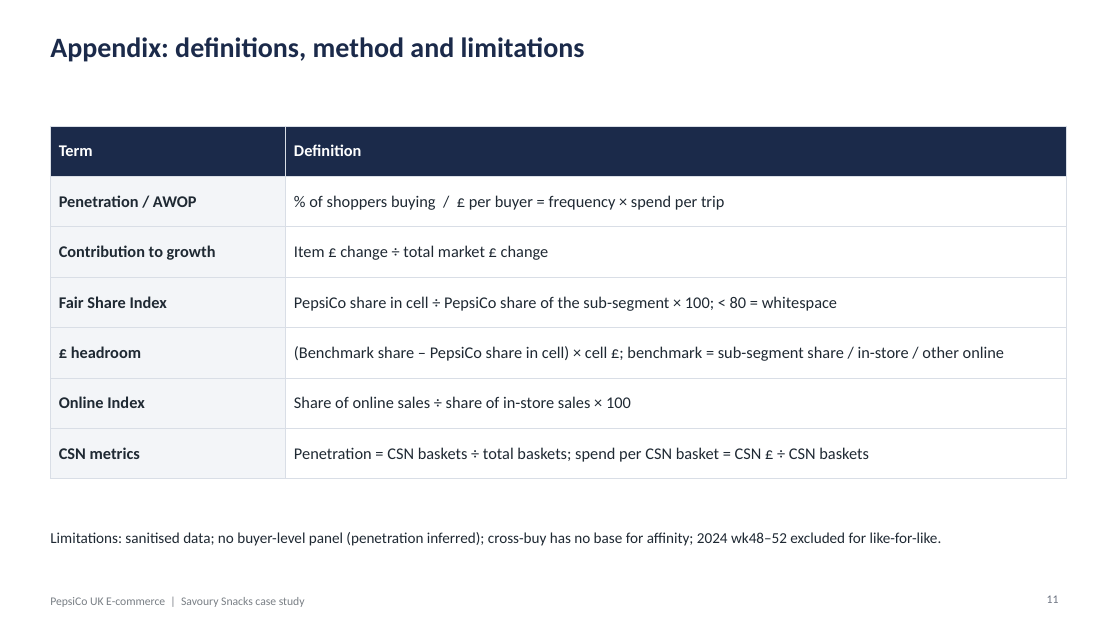
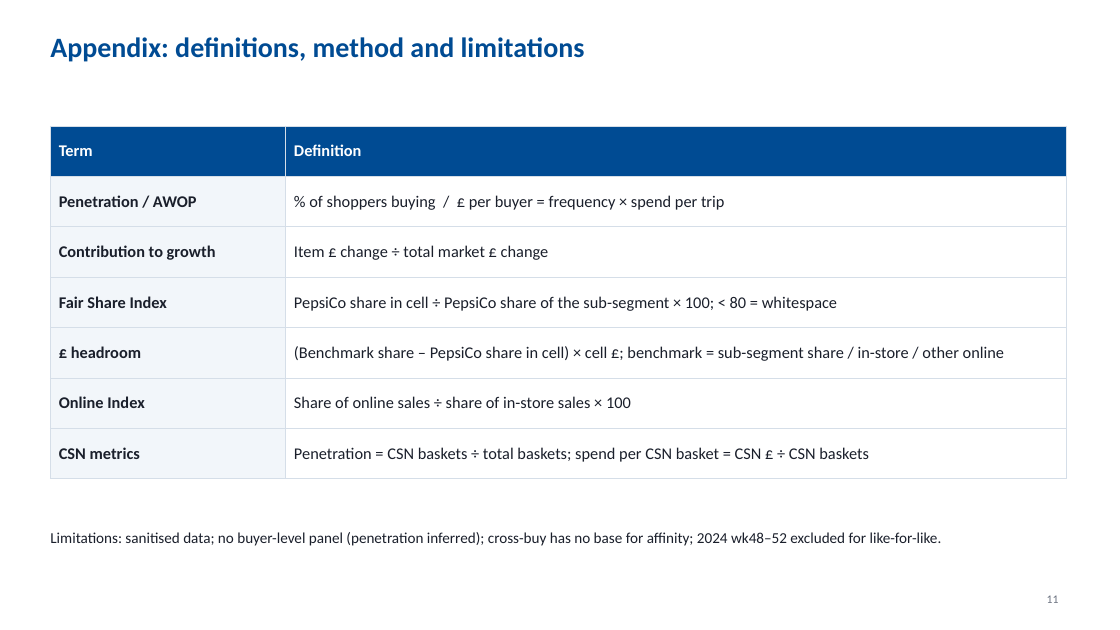
Before and after one commit to harshjunekumar/test-sample, a slide deck: slide 11 of case_study/PepsiCo_Savoury_Case_Study_Deck.pptx. Drawn at 1120x630 pixels with LibreOffice and Linux fonts; fonts in the diff are those of the drawing. Boxes give left, top, right and bottom in pixels: in the first picture for what was removed or moved away, otherwise in the second. Text is boxed around its words. In the diff, an @@ line names an element or a change of style, - is before the commit and + after.

```diff
--- a/case_study/PepsiCo_Savoury_Case_Study_Deck.pptx
+++ b/case_study/PepsiCo_Savoury_Case_Study_Deck.pptx
@@ title "Appendix: definitions, method and limitations" at [50, 37, 585, 62]: text colour #1B2A4A to #004B93 @@
@@ table at [50, 126, 1067, 466] @@
@@ fill #1B2A4A to #004B93 in row 1 @@
@@ fill #F3F5F8 to #F2F6FA in 6 cells @@
@@ text colour #1F2933 to #1A1F2B @@
@@ borders changed @@
@@ text removed at [50, 597, 305, 607] @@
-PepsiCo UK E-commerce | Savoury Snacks case study
```
Also in this commit, not shown: 10 other slides changed, 3 other files.
